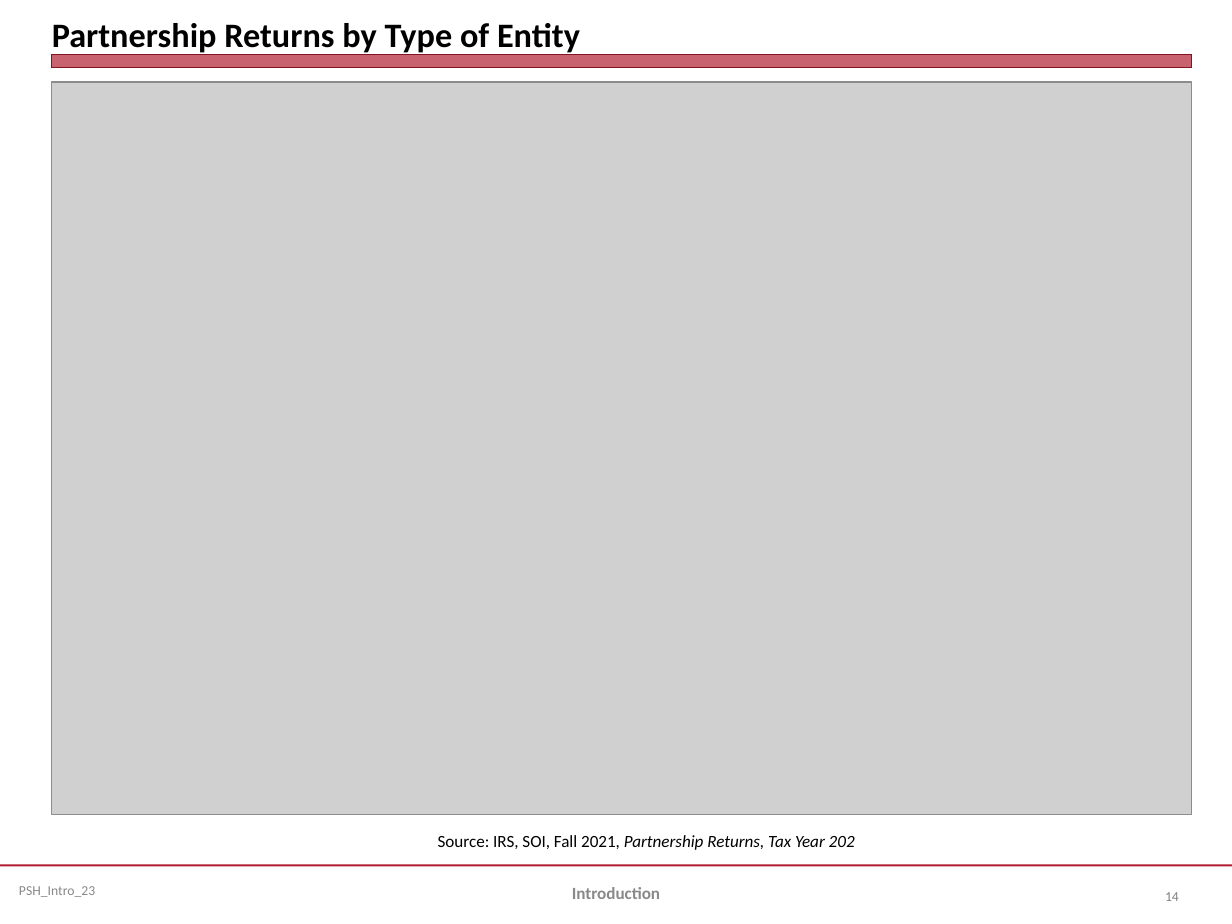
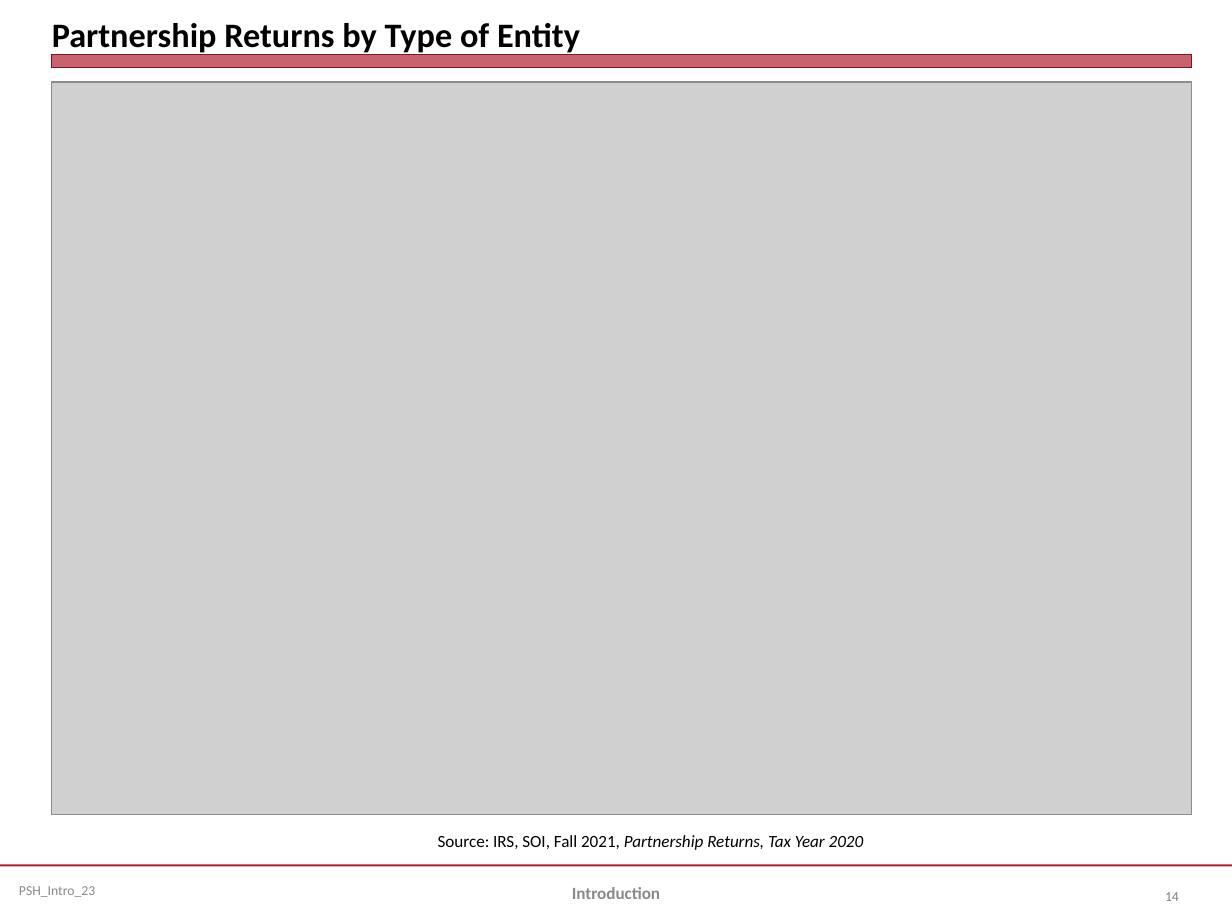
Before and after one commit to jmc877/Partnership-Tax, a slide deck: slide 14 of slides/PSH_Introduction_23.pptx. Drawn at 1232x924 pixels with LibreOffice and Linux fonts; fonts in the diff are those of the drawing; grey boxes stand for pictures. Boxes give left, top, right and bottom in pixels: in the first picture for what was removed or moved away, otherwise in the second. Text is boxed around its words. In the diff, an @@ line names an element or a change of style, - is before the commit and + after.

```diff
--- a/slides/PSH_Introduction_23.pptx
+++ b/slides/PSH_Introduction_23.pptx
@@ text at (438,835,864,850): text changed @@
-Source: IRS, SOI, Fall 2021, Partnership Returns, Tax Year 202
+Source: IRS, SOI, Fall 2021, Partnership Returns, Tax Year 2020
```
Also in this commit, not shown: 3 other slides changed, 1 other file.
